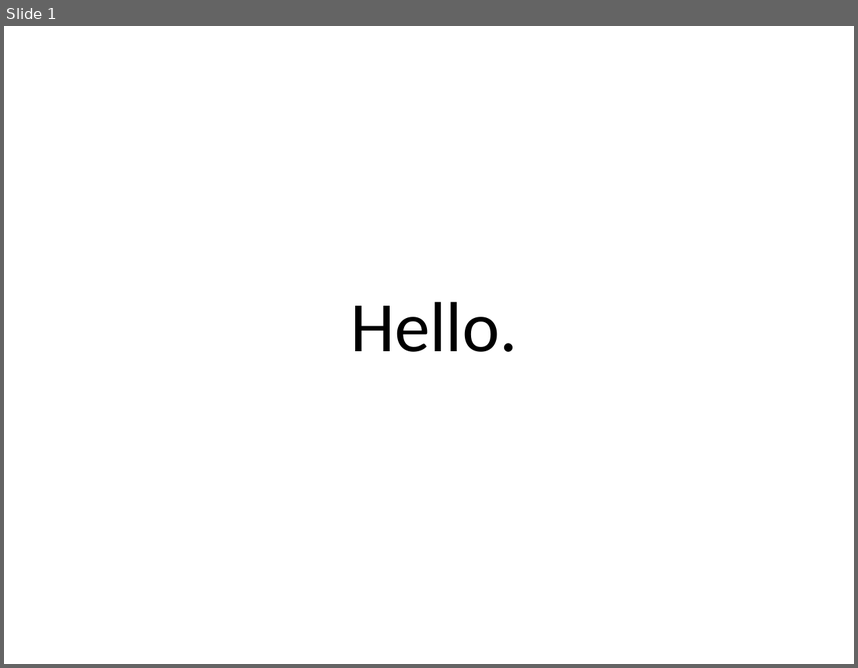
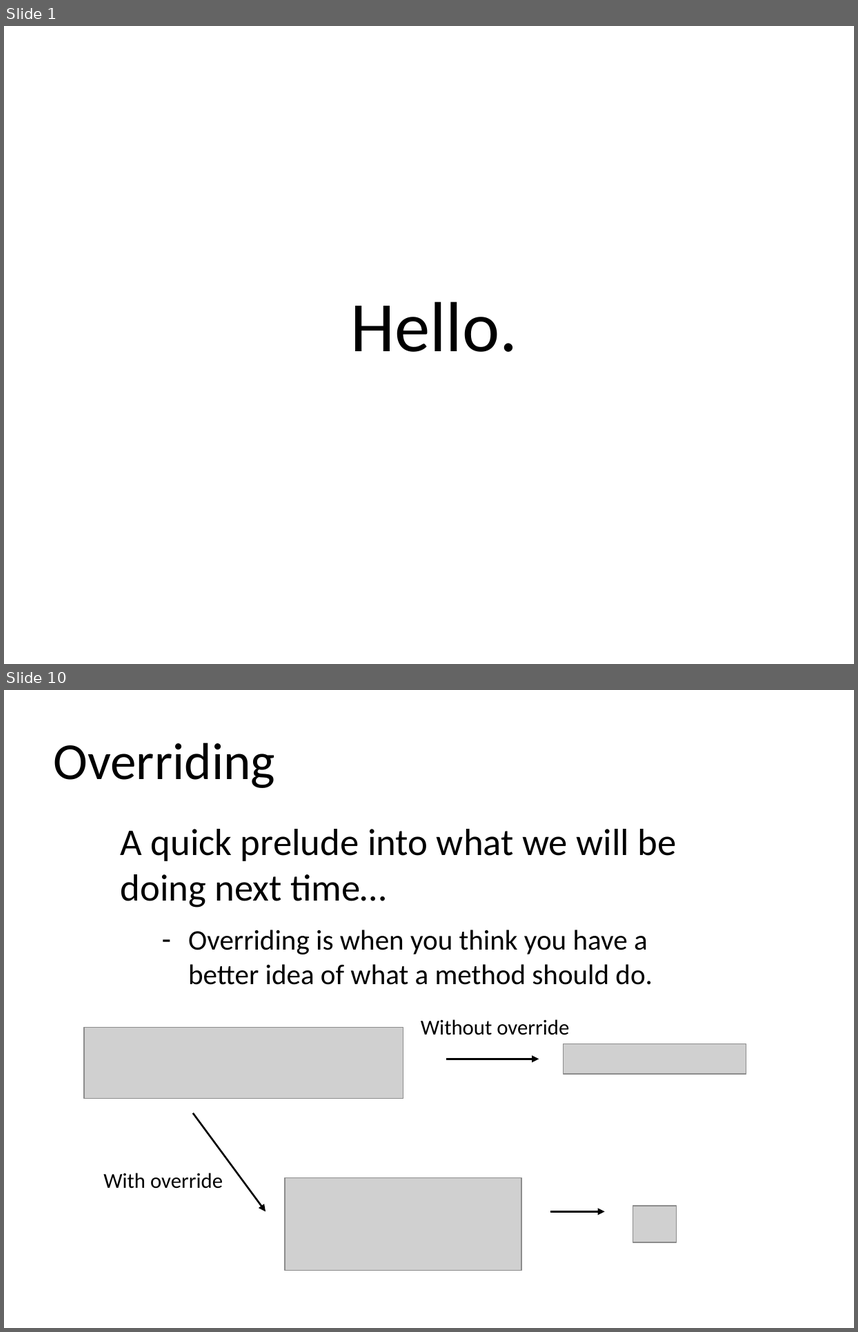
Before and after one commit to Chances-1/Swerve, a slide deck: Java_Class_23rd_Nov.pptx. Shown one above the other, each under a label of ours: slide 1 before the commit, slides 1 and 10 after it; the slides between them are not shown. The pictures are 858x668 and 858x1332 pixels, drawn with LibreOffice and Linux fonts; fonts in the diff are those of the drawing; grey boxes stand for pictures. Boxes give left, top, right and bottom in pixels: in the first picture for what was removed or moved away, otherwise in the second. Text is boxed around its words. In the diff, an @@ line names an element or a change of style, - is before the commit and + after.

```diff
--- a/Java_Class_23rd_Nov.pptx
+++ b/Java_Class_23rd_Nov.pptx
@@ slide 10 added at <box>4,690,854,1328</box>, background #FFFFFF @@
@@ text added at <box>53,742,275,788</box>, 44 pt, text #000000 @@
+Overriding
@@ text added at <box>121,829,677,907</box>, 32 pt, text #000000 @@
+A quick prelude into what we will be doing next time…
@@ text added at <box>188,929,653,985</box>, 24 pt, text #000000 @@
+– Overriding is when you think you have a better idea of what a method should do.
@@ text added at <box>421,1019,569,1035</box>, 18 pt, text #000000 @@
+Without override
@@ picture added at <box>84,1027,403,1098</box> @@
@@ arrow added from (446, 1059) to (539, 1059), #000000 1.5 pt @@
@@ picture added at <box>564,1044,746,1074</box> @@
@@ arrow added from (193, 1112) to (266, 1211), #000000 1.5 pt @@
@@ text added at <box>103,1172,223,1188</box>, 18 pt, text #000000 @@
+With override
@@ picture added at <box>285,1178,521,1270</box> @@
@@ picture added at <box>633,1205,677,1242</box> @@
@@ arrow added from (550, 1211) to (605, 1211), #000000 1.5 pt @@
```
Also in this commit, not shown: 9 other slides added, 1 slide removed.
